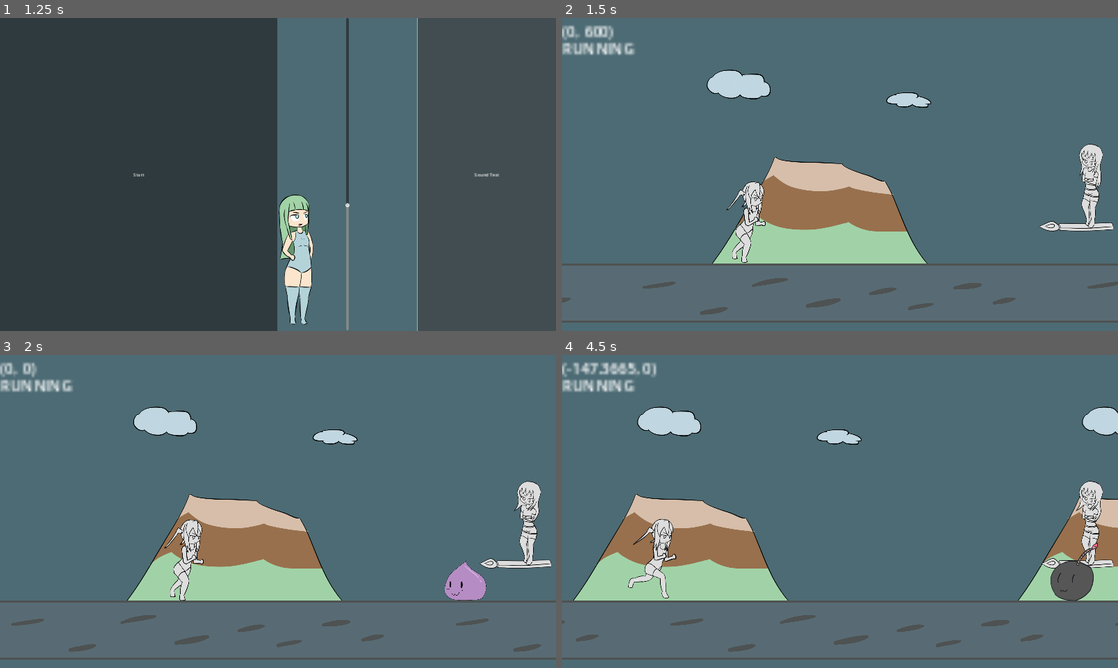
Above: before the commit, frames 1-4 (two rows, left to right).
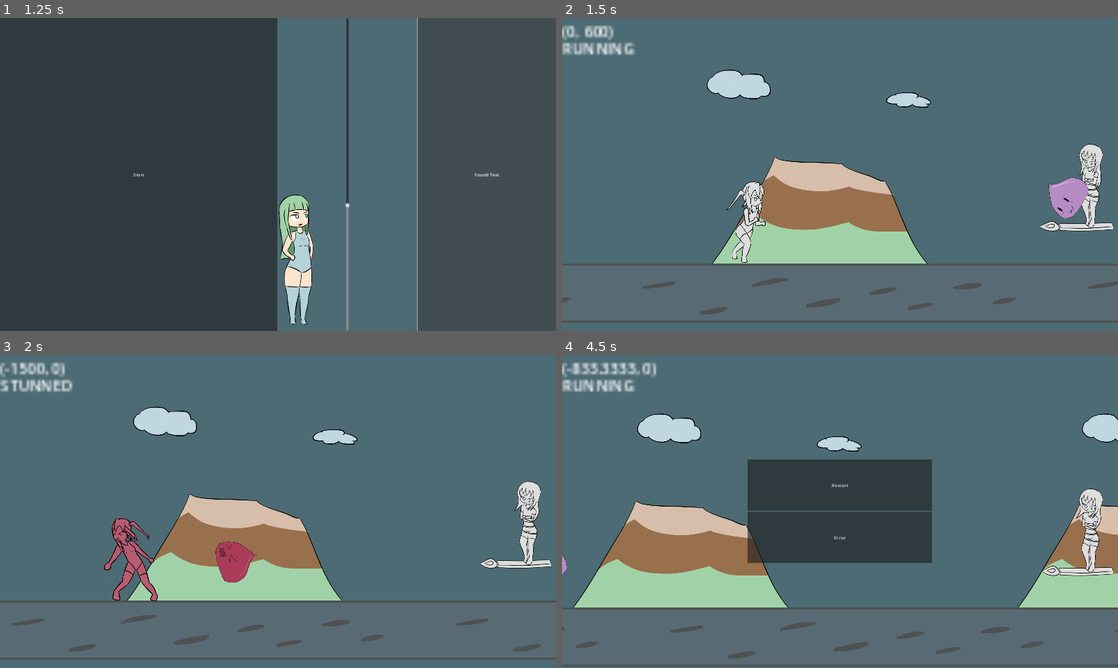
Above: after the commit, the same moments.

Repository: BeatMil/Animurun
Game: Godot game, scene res://scenes/main_menu.tscn
The game is run twice, just before and just after one commit, with the same random seed, the same clock (stepped at 60 frames per second) and the same inputs.
Inputs (mouse positions are in pixels of both pictures, inside the frame that each line leads up to):
- Up to frame 1 (1.25 s): click "Sound Test" at 0.5 s
- Up to frame 2 (1.5 s): click "Start" at 1.25 s
- Up to frame 3 (2 s): no input
- Up to frame 4 (4.5 s): hold L (attack) 2.03-2.78 s; hold D (move_right) 2.03-3.53 s; tap Space (jump) at 2.27, 2.57, 3.02, 3.32, 3.8 s; tap J (block) at 2.3, 2.85 s; tap K (dodge) at 3.05 s; hold A (move_left) 3.53-4.25 s; hold K (dodge) 3.53-4.25 s; click (840, 486) at 4.25 s, where only the run after the commit has a clickable "Restart"

Frame 1 is identical in both runs. In frame 2, 0.7% of the frame differs, in the area x 87-95%, y 51-64%; in frame 3, 3.7%; in frame 4, 22%, in the area x 0-100%, y 2-100%.

Commit message:
Taiga does pre_attack

Diff:
--- a/nodes/taiga.tscn
+++ b/nodes/taiga.tscn
@@ -1,11 +1,13 @@
-[gd_scene load_steps=14 format=3 uid="uid://ro6ueq5n41wr"]
+[gd_scene load_steps=17 format=3 uid="uid://ro6ueq5n41wr"]
 
 [ext_resource type="Script" path="res://scripts/taiga.gd" id="1_ghwim"]
-[ext_resource type="Texture2D" uid="uid://b7hi4l6fvgetw" path="res://media/sprites/taiga/taiga_idle.png" id="2_cxtik"]
-[ext_resource type="Texture2D" uid="uid://crgmyyi77oyme" path="res://media/sprites/taiga/taiga_hurt.png" id="3_a0b0a"]
-[ext_resource type="AudioStream" uid="uid://bme7dafqglwbw" path="res://media/sfx/boss_damaged.wav" id="3_rj035"]
-[ext_resource type="Texture2D" uid="uid://c71fa8wgp8stx" path="res://media/sprites/taiga/taiga_push.png" id="4_c336g"]
-[ext_resource type="Texture2D" uid="uid://c064ftpvl2bua" path="res://media/sprites/taiga/taiga_mad.png" id="6_gp27j"]
+[ext_resource type="Texture2D" uid="uid://caj778istmt80" path="res://media/sprites/taiga/taiga_idle.png" id="2_cxtik"]
+[ext_resource type="Texture2D" uid="uid://c0sh6kkttnji5" path="res://media/sprites/taiga/taiga_hurt.png" id="3_a0b0a"]
+[ext_resource type="AudioStream" uid="uid://cs0mvt5jcv3e7" path="res://media/sfx/boss_damaged.wav" id="3_rj035"]
+[ext_resource type="Texture2D" uid="uid://byisj2uitxdgm" path="res://media/sprites/taiga/taiga_push.png" id="4_c336g"]
+[ext_resource type="Texture2D" uid="uid://dj1upwu7ql8uq" path="res://media/sprites/taiga/taiga_mad.png" id="6_gp27j"]
+[ext_resource type="Texture2D" uid="uid://dbn3d5anot60r" path="res://media/sprites/taiga/taiga_pre_attack.png" id="7_fihag"]
+[ext_resource type="AudioStream" uid="uid://dxnpcapaesn44" path="res://media/sfx/tank_spawn.wav" id="8_af8cu"]
 
 [sub_resource type="RectangleShape2D" id="RectangleShape2D_ulq8r"]
 size = Vector2(332, 381)
@@ -251,10 +253,10 @@
 tracks/3/interp = 1
 tracks/3/loop_wrap = true
 tracks/3/keys = {
-"times": PackedFloat32Array(0, 0.3, 0.5),
-"transitions": PackedFloat32Array(1, 1, 1),
-"update": 0,
-"values": [Vector2(0, 0), Vector2(0, 0), Vector2(699, -4)]
+"times": PackedFloat32Array(0),
+"transitions": PackedFloat32Array(1),
+"update": 0,
+"values": [Vector2(0, 0)]
 }
 
 [sub_resource type="Animation" id="Animation_vwbud"]
@@ -308,6 +310,73 @@
 "update": 0,
 "values": [Vector2(0, 0)]
 }
+
+[sub_resource type="Animation" id="Animation_os8lo"]
+resource_name = "pre_attack"
+length = 0.3
+tracks/0/type = "value"
+tracks/0/imported = false
+tracks/0/enabled = true
+tracks/0/path = NodePath("Sprite:texture")
+tracks/0/interp = 1
+tracks/0/loop_wrap = true
+tracks/0/keys = {
+"times": PackedFloat32Array(0),
+"transitions": PackedFloat32Array(1),
+"update": 1,
+"values": [ExtResource("7_fihag")]
+}
+tracks/1/type = "value"
+tracks/1/imported = false
+tracks/1/enabled = true
+tracks/1/path = NodePath("Sprite:hframes")
+tracks/1/interp = 1
+tracks/1/loop_wrap = true
+tracks/1/keys = {
+"times": PackedFloat32Array(0),
+"transitions": PackedFloat32Array(1),
+"update": 1,
+"values": [1]
+}
+tracks/2/type = "value"
+tracks/2/imported = false
+tracks/2/enabled = true
+tracks/2/path = NodePath("Sprite:frame")
+tracks/2/interp = 1
+tracks/2/loop_wrap = true
+tracks/2/keys = {
+"times": PackedFloat32Array(0),
+"transitions": PackedFloat32Array(1),
+"update": 1,
+"values": [0]
+}
+tracks/3/type = "value"
+tracks/3/imported = false
+tracks/3/enabled = true
+tracks/3/path = NodePath("Sprite:position")
+tracks/3/interp = 1
+tracks/3/loop_wrap = true
+tracks/3/keys = {
+"times": PackedFloat32Array(0),
+"transitions": PackedFloat32Array(1),
+"update": 0,
+"values": [Vector2(0, 0)]
+}
+tracks/4/type = "audio"
+tracks/4/imported = false
+tracks/4/enabled = true
+tracks/4/path = NodePath("AnimationPlayer/AudioStreamPlayer")
+tracks/4/interp = 1
+tracks/4/loop_wrap = true
+tracks/4/keys = {
+"clips": [{
+"end_offset": 0.0,
+"start_offset": 0.0,
+"stream": ExtResource("8_af8cu")
+}],
+"times": PackedFloat32Array(0)
+}
+tracks/4/use_blend = true
 
 [sub_resource type="AnimationLibrary" id="AnimationLibrary_7l6n5"]
 _data = {
@@ -315,6 +384,7 @@
 "hurt": SubResource("Animation_d6eqo"),
 "idle": SubResource("Animation_88045"),
 "mad": SubResource("Animation_6gr5i"),
+"pre_attack": SubResource("Animation_os8lo"),
 "push": SubResource("Animation_vwbud")
 }
 
--- a/scripts/forest.gd
+++ b/scripts/forest.gd
@@ -25,7 +25,7 @@
 var is_random_spawn = false
 var rng = RandomNumberGenerator.new()
 var taiga_hp = 0
-var phase_helper = -1 # choose phase then minus 1
+var phase_helper = 1 # choose phase then minus 1
 var phase_transition_helper = false
 
 
@@ -144,6 +144,7 @@
 	var tank = TANK.instantiate()
 	tank.position = $"Markers/TankSpawnPos".position
 	tank.connect("ded", spawner)
+	$"Taiga".play("pre_attack")
 	add_child(tank)
 
 
--- a/scripts/taiga.gd
+++ b/scripts/taiga.gd
@@ -3,6 +3,10 @@
 
 func push_chiichan() -> void:
 	$AnimationPlayer.play("push")
+
+
+func play(anim_name: String) -> void:
+	$AnimationPlayer.play(anim_name)
 
 
 func hurt() -> void:
@@ -15,7 +19,7 @@
 
 
 func _on_animation_player_animation_finished(anim_name) -> void:
-	if anim_name == "push" or anim_name == "hurt":
+	if anim_name in ["push", "hurt", "pre_attack"]:
 		$AnimationPlayer.play("idle")
 	elif anim_name == "mad":
 		$"..".spawner()
Binary file added: media/sprites/taiga/taiga_pre_attack.png
Not shown, added: media/sfx/tank_spawn.wav
